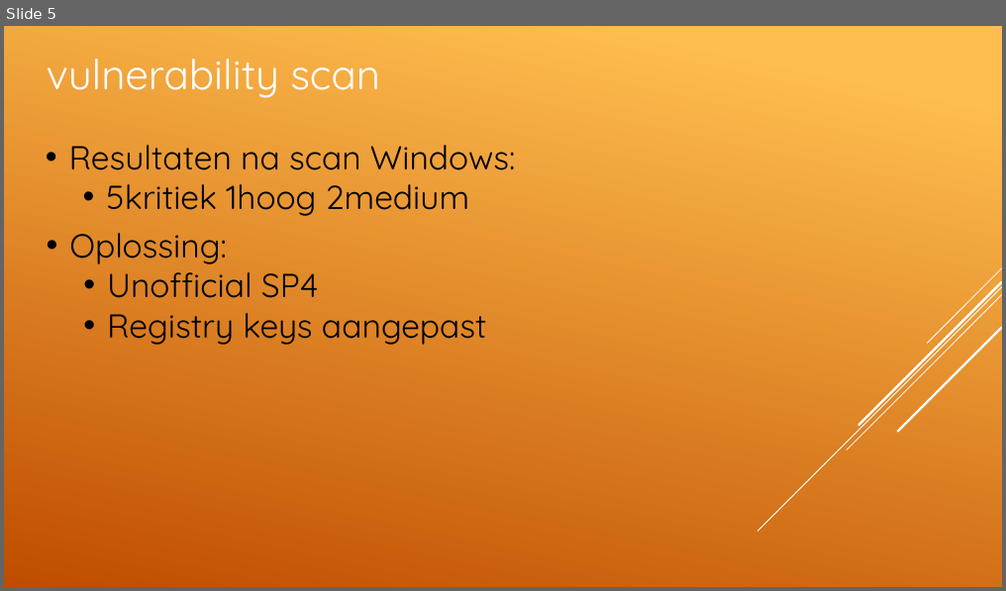
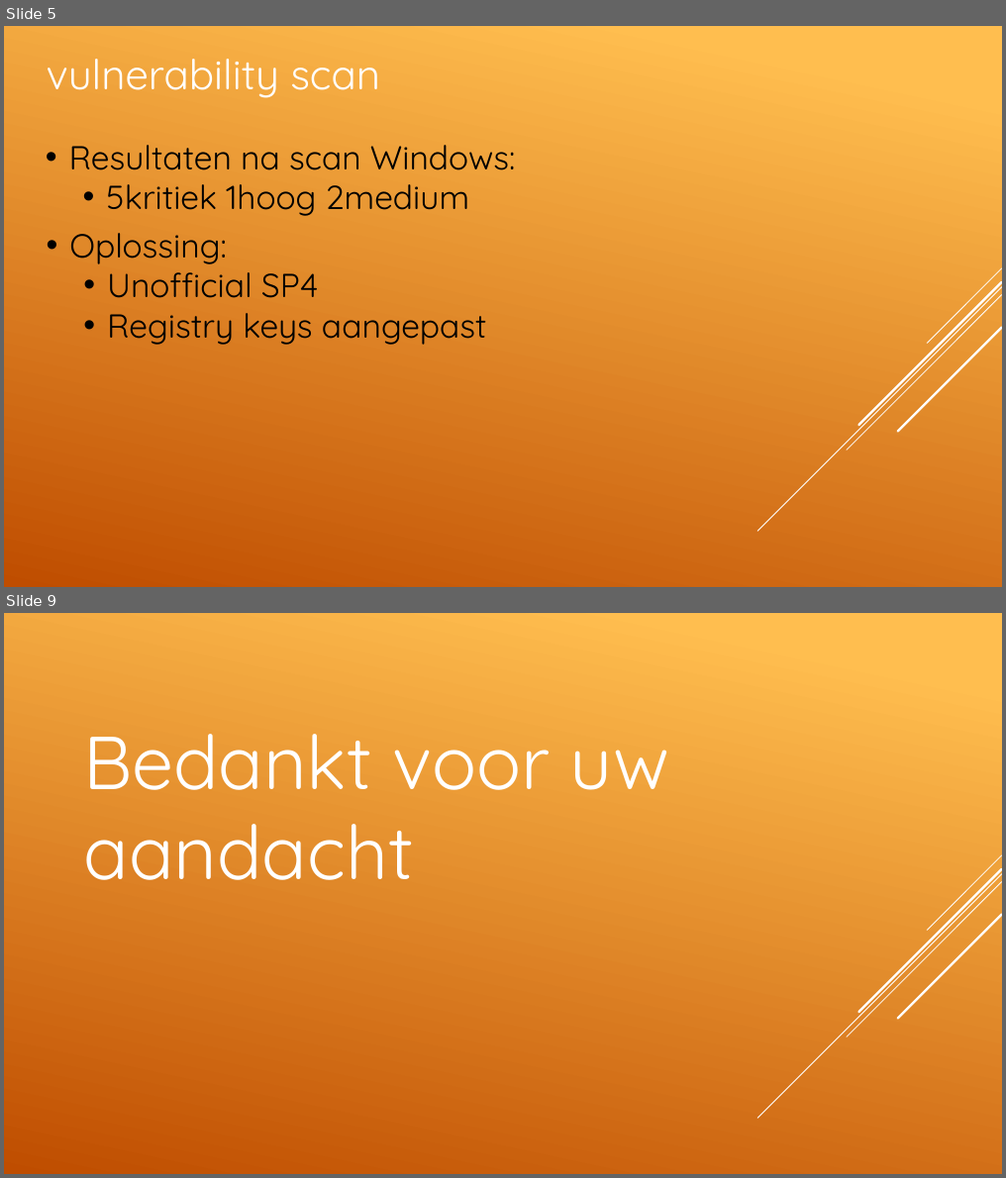
Before and after one commit to ArcaneSaint/PXLSec, a slide deck: GroepsWerk Security.pptx. Shown one above the other, each under a label of ours: slide 5 before the commit, slides 5 and 9 after it; the slides between them are not shown. The pictures are 1006x591 and 1006x1178 pixels, drawn with LibreOffice and Linux fonts; fonts in the diff are those of the drawing. Boxes give left, top, right and bottom in pixels: in the first picture for what was removed or moved away, otherwise in the second. Text is boxed around its words. In the diff, an @@ line names an element or a change of style, - is before the commit and + after.

```diff
--- a/GroepsWerk Security.pptx
+++ b/GroepsWerk Security.pptx
@@ slide 9 added at [4, 613, 1002, 1174], background gradient #FFBF50 to #C04D00; not listed: 5 template elements that a slide beside it also shows @@
@@ text added at [83, 734, 669, 880], 72 pt, text #FFFFFF @@
+Bedankt voor uw aandacht
```
Also in this commit, not shown: 5 slides changed, 1 slide removed.
